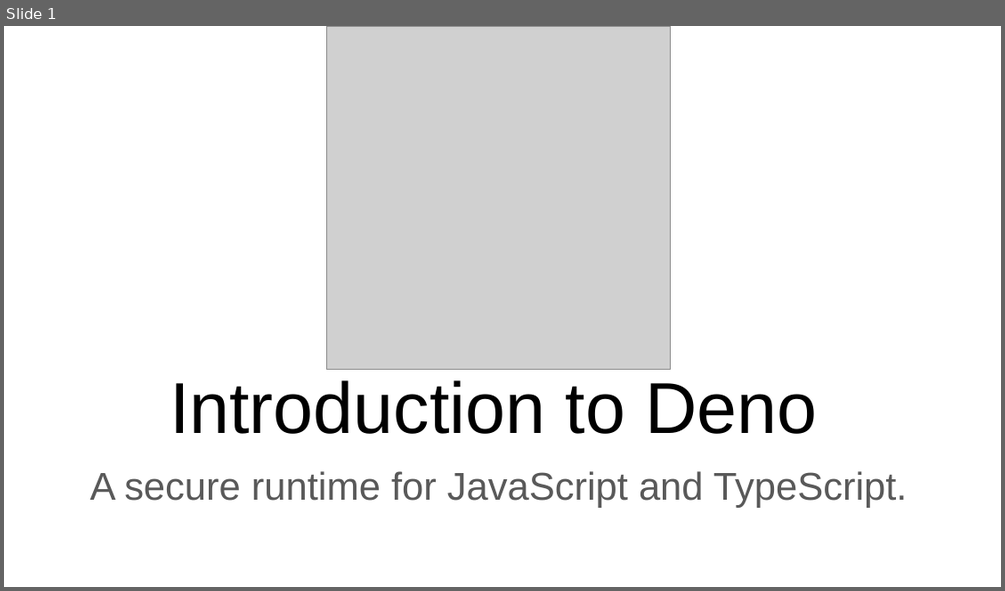
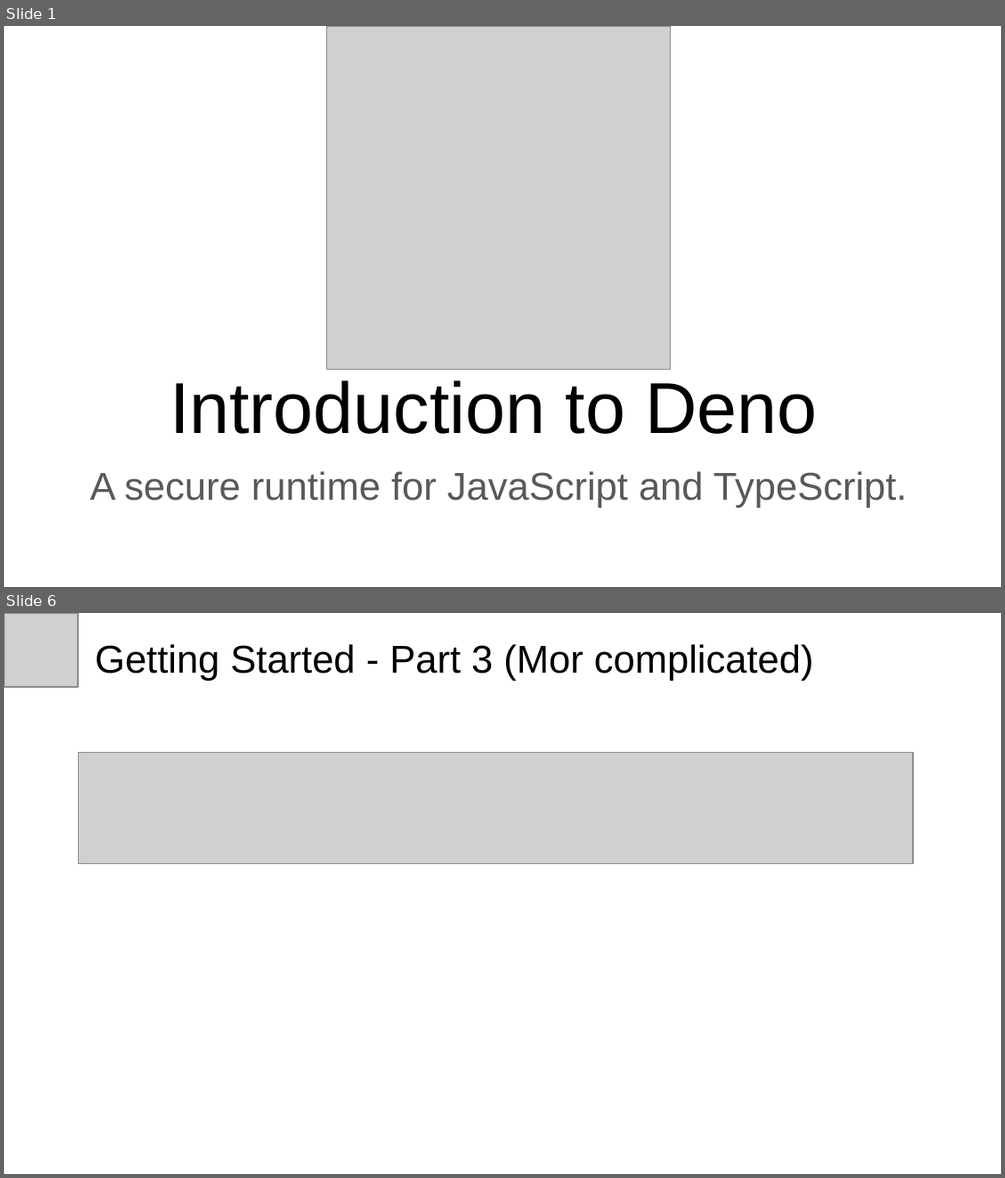
Before and after one commit to michaelachrisco/deno-developer-talk, a slide deck: Introduction to Deno.pptx. Shown one above the other, each under a label of ours: slide 1 before the commit, slides 1 and 6 after it; the slides between them are not shown. The pictures are 1005x591 and 1005x1178 pixels, drawn with LibreOffice and Linux fonts; fonts in the diff are those of the drawing; grey boxes stand for pictures. Boxes give left, top, right and bottom in pixels: in the first picture for what was removed or moved away, otherwise in the second. Text is boxed around its words. In the diff, an @@ line names an element or a change of style, - is before the commit and + after.

```diff
--- a/Introduction to Deno.pptx
+++ b/Introduction to Deno.pptx
@@ slide 6 added at [4,613,1001,1174], background #FFFFFF @@
@@ picture added at [4,613,78,687] @@
@@ title added at [95,644,814,681], 28 pt, text #000000 @@
+Getting Started - Part 3 (Mor complicated)
@@ picture added at [78,753,913,863] @@
```
Also in this commit, not shown: 1 slide changed, 3 other slides added, 1 slide removed, 2 other files.
